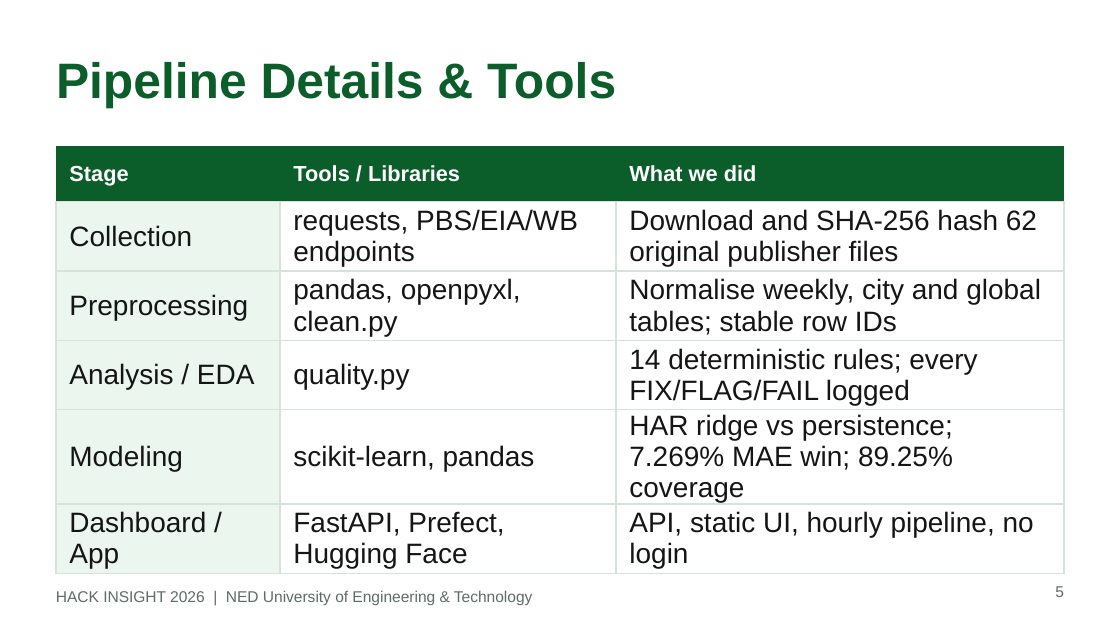
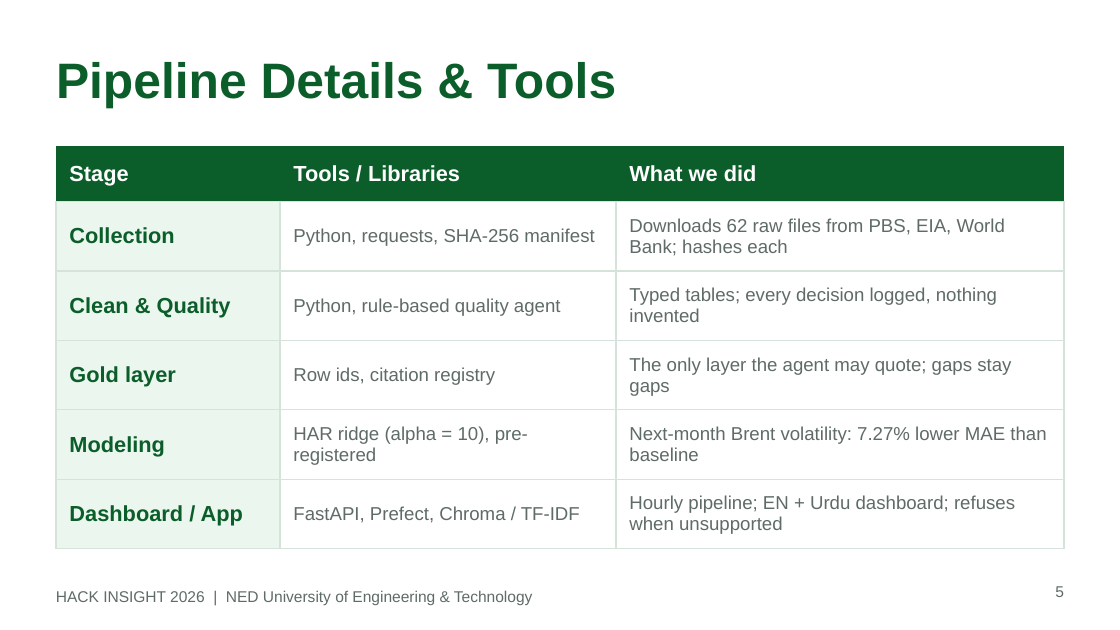
Before and after one commit to DanyalAbbas/TailDaam, a slide deck: slide 5 of TailDaam_Submission.pptx. Drawn at 1120x630 pixels with LibreOffice and Linux fonts; fonts in the diff are those of the drawing. Boxes give left, top, right and bottom in pixels: in the first picture for what was removed or moved away, otherwise in the second. Text is boxed around its words. In the diff, an @@ line names an element or a change of style, - is before the commit and + after.

```diff
--- a/TailDaam_Submission.pptx
+++ b/TailDaam_Submission.pptx
@@ table at <box>56,146,1064,538</box> @@
-row 2, column 2: requests, PBS/EIA/WB endpoints
+row 2, column 2: Python, requests, SHA-256 manifest
-row 2, column 3: Download and SHA-256 hash 62 original publisher files
+row 2, column 3: Downloads 62 raw files from PBS, EIA, World Bank; hashes each
-row 3: Preprocessing | pandas, openpyxl, clean.py | Normalise weekly, city and global tables; stable row IDs
+row 3: Clean & Quality | Python, rule-based quality agent | Typed tables; every decision logged, nothing invented
-row 4: Analysis / EDA | quality.py | 14 deterministic rules; every FIX/FLAG/FAIL logged
+row 4: Gold layer | Row ids, citation registry | The only layer the agent may quote; gaps stay gaps
-row 5, column 2: scikit-learn, pandas
+row 5, column 2: HAR ridge (alpha = 10), pre-registered
-row 5, column 3: HAR ridge vs persistence; 7.269% MAE win; 89.25% coverage
+row 5, column 3: Next-month Brent volatility: 7.27% lower MAE than baseline
-row 6, column 2: FastAPI, Prefect, Hugging Face
+row 6, column 2: FastAPI, Prefect, Chroma / TF-IDF
-row 6, column 3: API, static UI, hourly pipeline, no login
+row 6, column 3: Hourly pipeline; EN + Urdu dashboard; refuses when unsupported
@@ size 18 to 14 pt, text colour #151515 to #0B5D2A, bold on in "Collection", "Modeling", "Dashboard / App" @@
```
Also in this commit, not shown: 6 other slides changed, 1 slide added, 1 slide removed, 1 other file.
